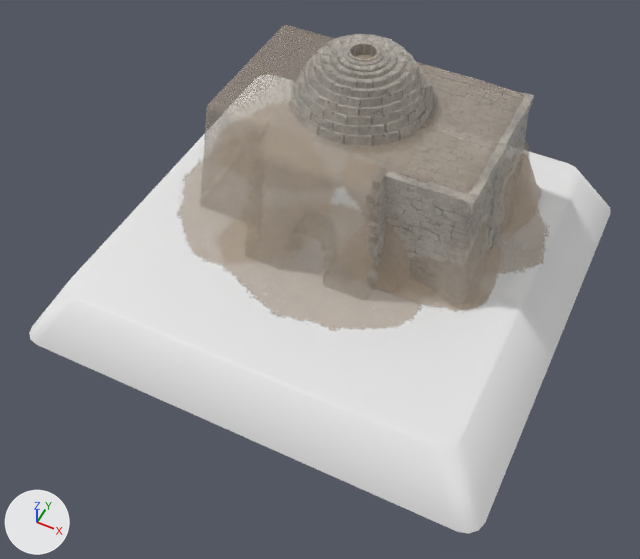
The FBX model Content/Buildings/Meshes/Limestone Burner Construction Stage 3.fbx as it was, and as the next commit left it.
Before and after are seen from a camera (50 mm lens) standing at (4.49, -9.69, 10.58) and looking at (0.24, -1.19, -0.04). Arrows for +X, +Y and +Z are at lower left; the lights stay in place.

In view in the first picture: 'Limestone_Burner_Base_Construction_S3', 'Limestone_Burner_Construction_S3'.
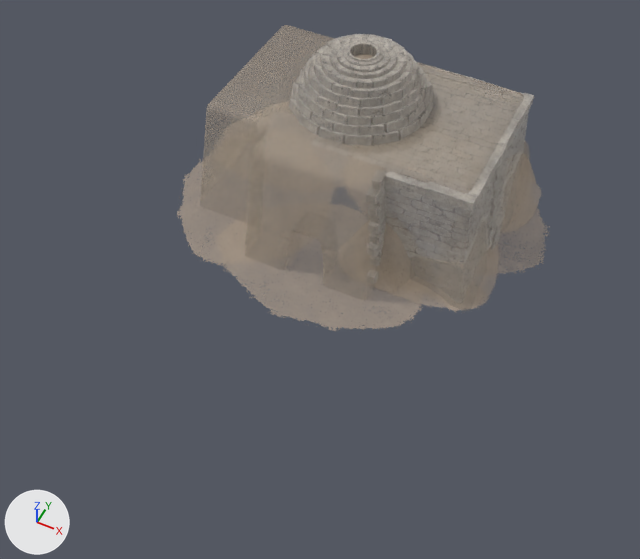
What differs and where, as boxes [x1, y1, x2, y2] in the pictures (640 x 559 px):
```json
{"object": "Limestone_Burner_Base_Construction_S3", "change": "deleted", "before": [29, 74, 611, 534]}
{"object": "Limestone_Burner_ConstructionBricks_S3", "change": "unchanged, uncovered by the edit", "after": [289, 34, 433, 146]}
```

Scene script edits in JSON lines:
```json
{"op": "remove", "block": "ob_limestone_burner_base_construction_s3", "code": ["ob_limestone_burner_base_construction_s3 = bpy.data.objects.new('Limestone_Burner_Base_Construction_S3', me_plane_054)", "ob_limestone_burner_base_construction_s3.location = (0.0, 0.0, 0.0)"]}
```
